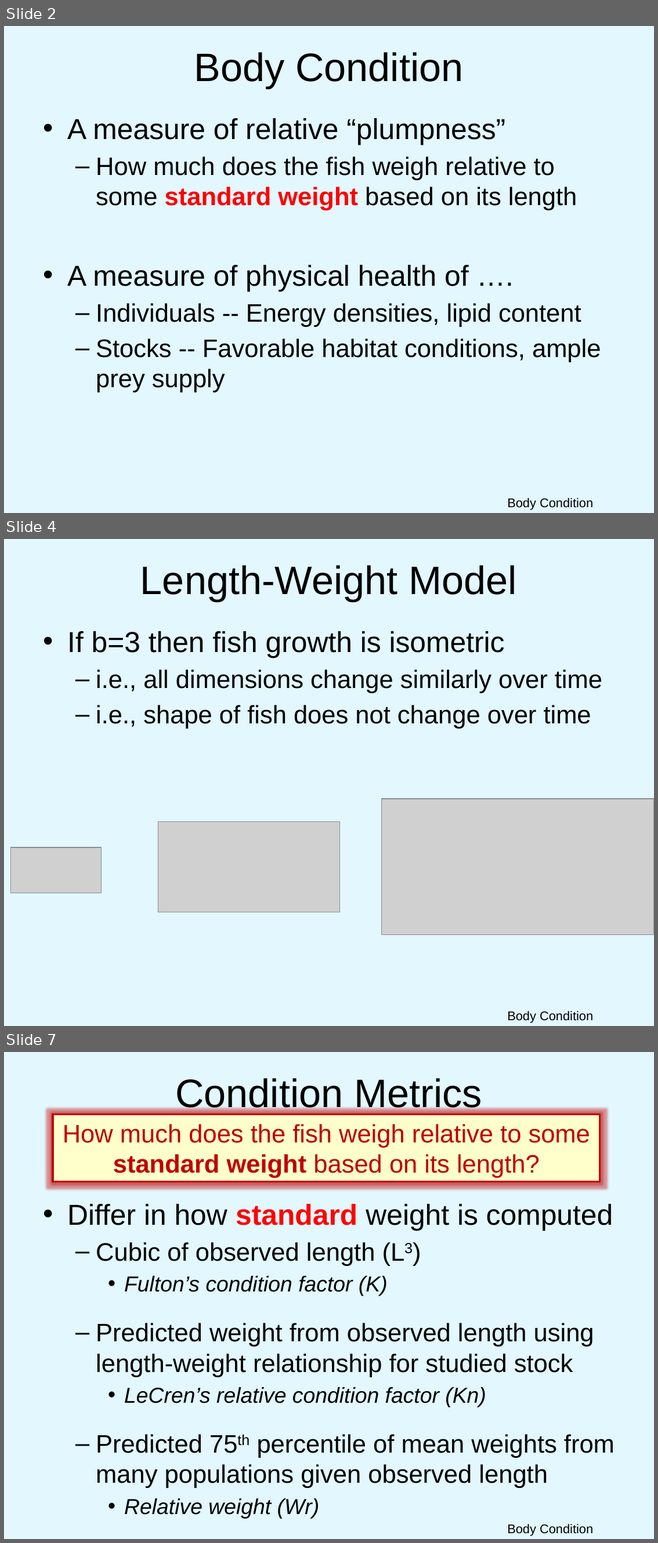
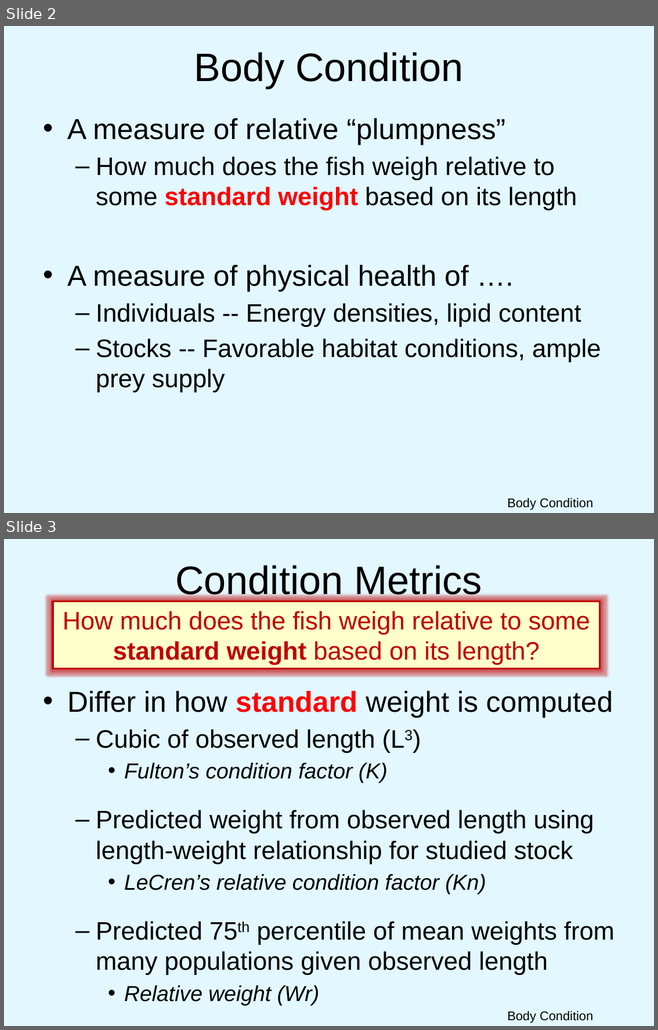
Before and after one commit to droglenc/NCNRS349, a slide deck: modules/Condition/PPT.pptx. Shown one above the other, each under a label of ours: slides 2, 4 and 7 before the commit, slides 2 and 3 after it; the slides between them are not shown. The pictures are 658x1543 and 658x1030 pixels, drawn with LibreOffice and Linux fonts; fonts in the diff are those of the drawing; grey boxes stand for pictures; background and template pictures are left out. Boxes give left, top, right and bottom in pixels: in the first picture for what was removed or moved away, otherwise in the second. Text is boxed around its words. In the diff, an @@ line names an element or a change of style, - is before the commit and + after.

Commit message:
Fixed W-L and Condition PPTs

```diff
--- a/modules/Condition/PPT.pptx
+++ b/modules/Condition/PPT.pptx
@@ slide 4 removed at (x1=4, y1=539, x2=654, y2=1026), background picture (left out) @@
@@ title removed at (x1=140, y1=565, x2=517, y2=602) @@
-Length-Weight Model
@@ text removed at (x1=67, y1=631, x2=602, y2=729) @@
-• If b=3 then fish growth is isometric
-  – i.e., all dimensions change similarly over time
-  – i.e., shape of fish does not change over time
@@ picture removed at (x1=382, y1=799, x2=654, y2=935) @@
@@ picture removed at (x1=158, y1=821, x2=339, y2=913) @@
@@ picture removed at (x1=10, y1=848, x2=101, y2=893) @@
@@ text removed at (x1=507, y1=1011, x2=593, y2=1023) @@
-Body Condition
@@ what was slide 7 is now slide 3 @@
```
Also in this commit, not shown: 1 slide changed, 3 other slides removed, 1 other file.
